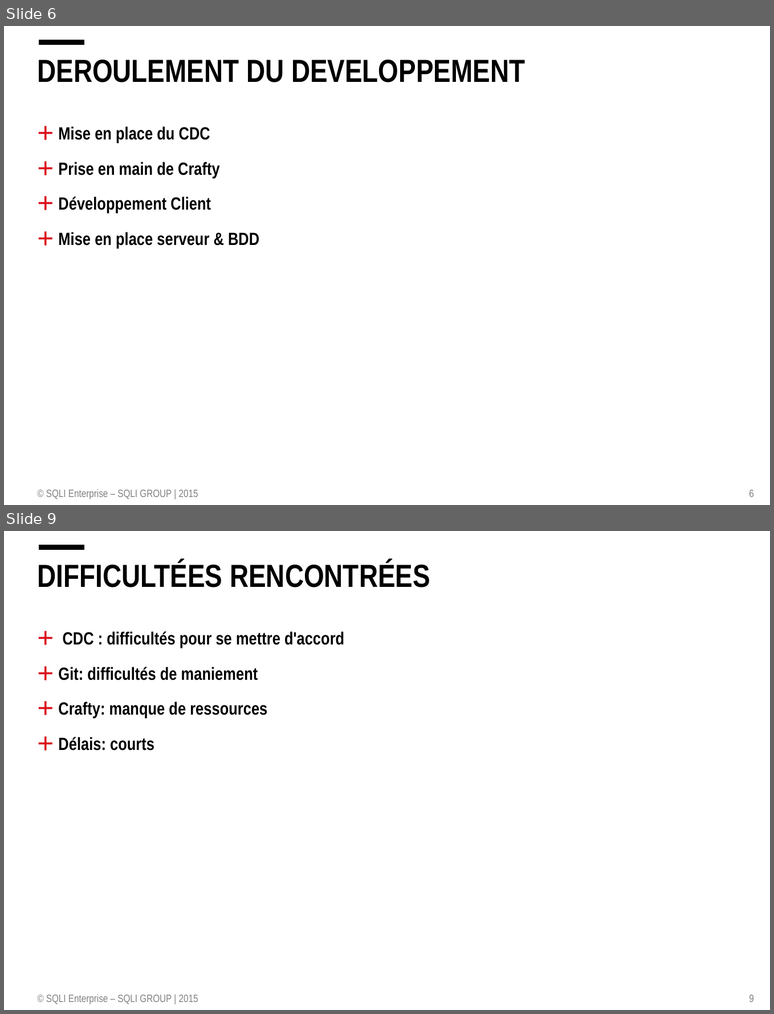
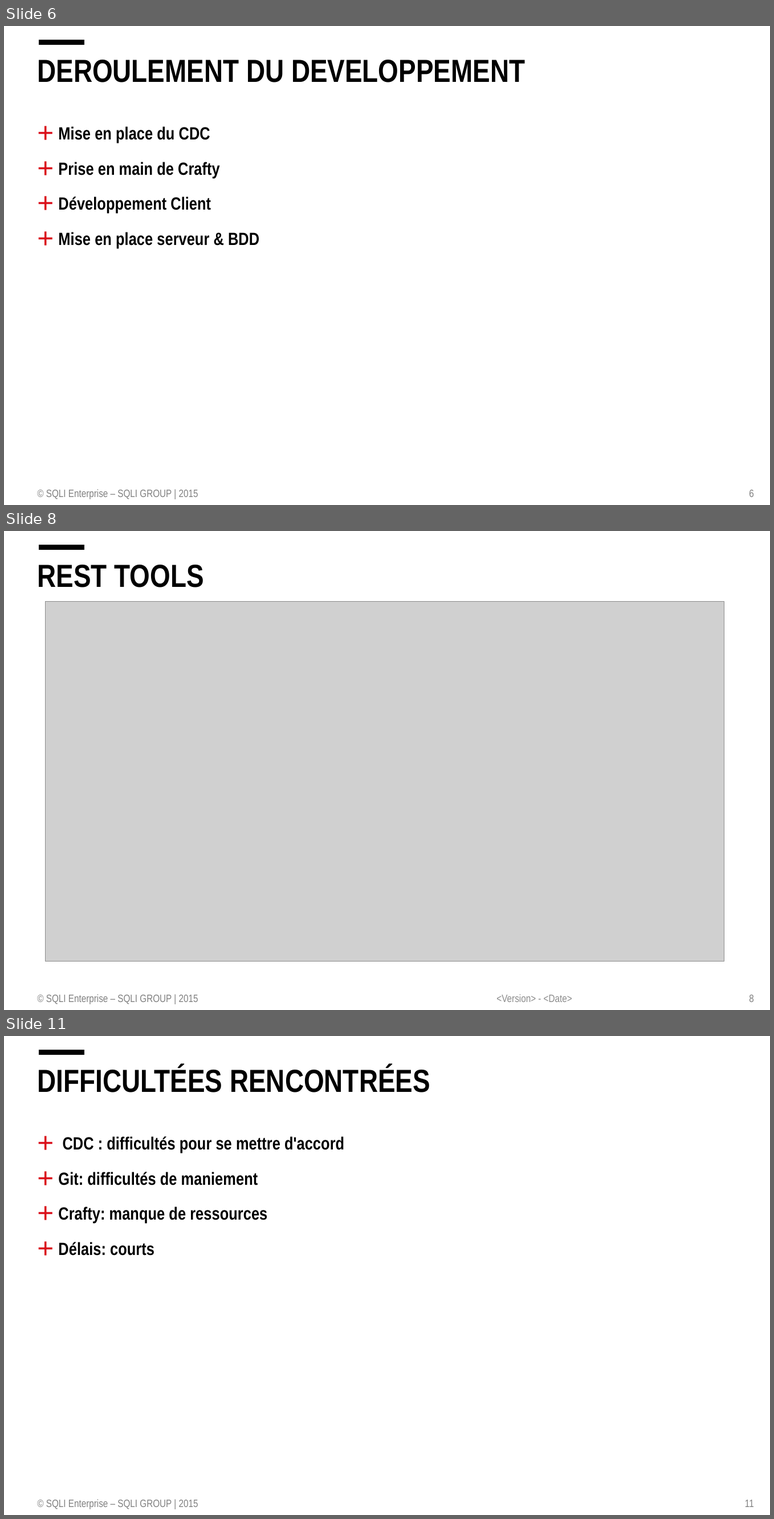
Before and after one commit to Persaver/simPolServer, a slide deck: Presentation/presentation.pptx. Shown one above the other, each under a label of ours: slides 6 and 9 before the commit, slides 6, 8 and 11 after it; the slides between them are not shown. The pictures are 774x1014 and 774x1519 pixels, drawn with LibreOffice and Linux fonts; fonts in the diff are those of the drawing; grey boxes stand for pictures; background and template pictures are left out. Boxes give left, top, right and bottom in pixels: in the first picture for what was removed or moved away, otherwise in the second. Text is boxed around its words. In the diff, an @@ line names an element or a change of style, - is before the commit and + after.

```diff
--- a/Presentation/presentation.pptx
+++ b/Presentation/presentation.pptx
@@ slide 8 added at (x1=4, y1=531, x2=770, y2=1010), background #FFFFFF; not listed: 1 template element that a slide beside it also shows @@
@@ title added at (x1=37, y1=565, x2=203, y2=587), 30 pt, text #000000, bold @@
+REST TOOLS
@@ picture added at (x1=46, y1=602, x2=724, y2=961) @@
@@ text added at (x1=46, y1=994, x2=198, y2=1004), 10 pt, text #808080 @@
+© SQLI Enterprise – SQLI GROUP | 2015
@@ text added at (x1=496, y1=994, x2=572, y2=1002), 10 pt, text #8C8C8C @@
+<Version> - <Date>
@@ page number added at (x1=749, y1=994, x2=754, y2=1002), 10 pt, text #808080 @@
+8
@@ what was slide 9 is now slide 11 @@
@@ page number at (x1=745, y1=1499, x2=754, y2=1507): text changed @@
-9
+11
```
Also in this commit, not shown: 2 slides changed, 1 other slide added, 4 other files.
